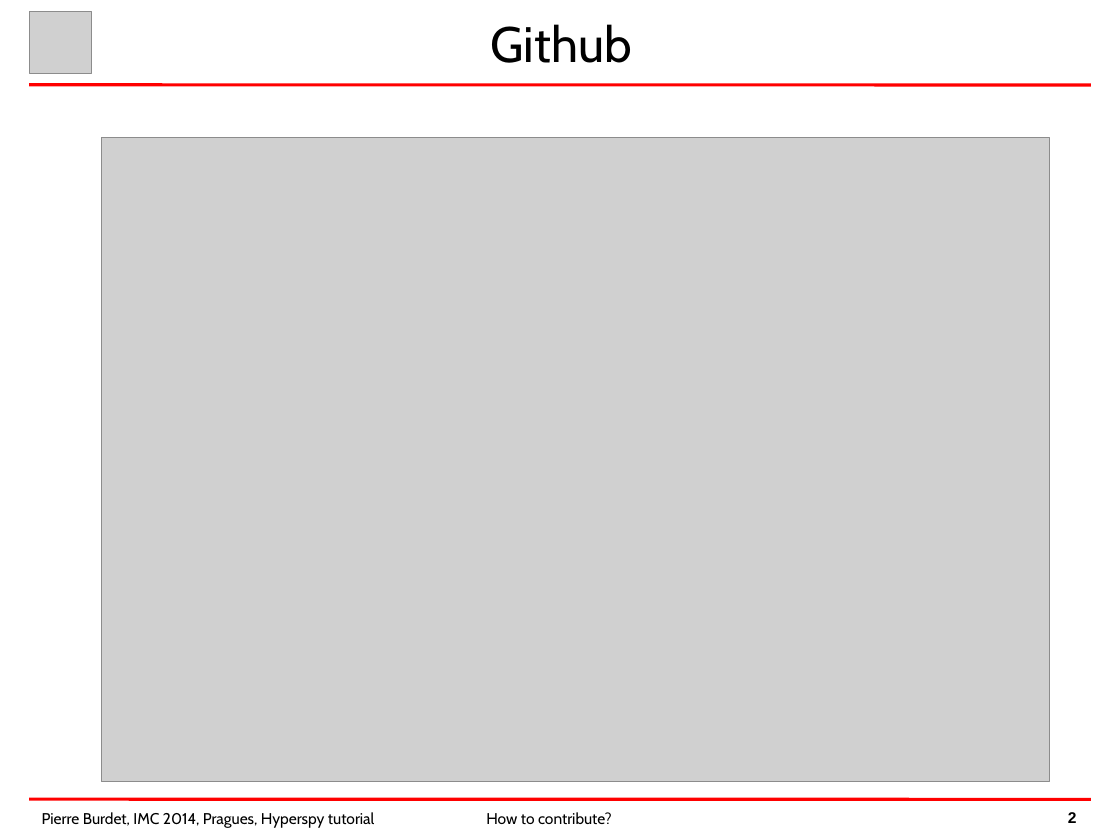
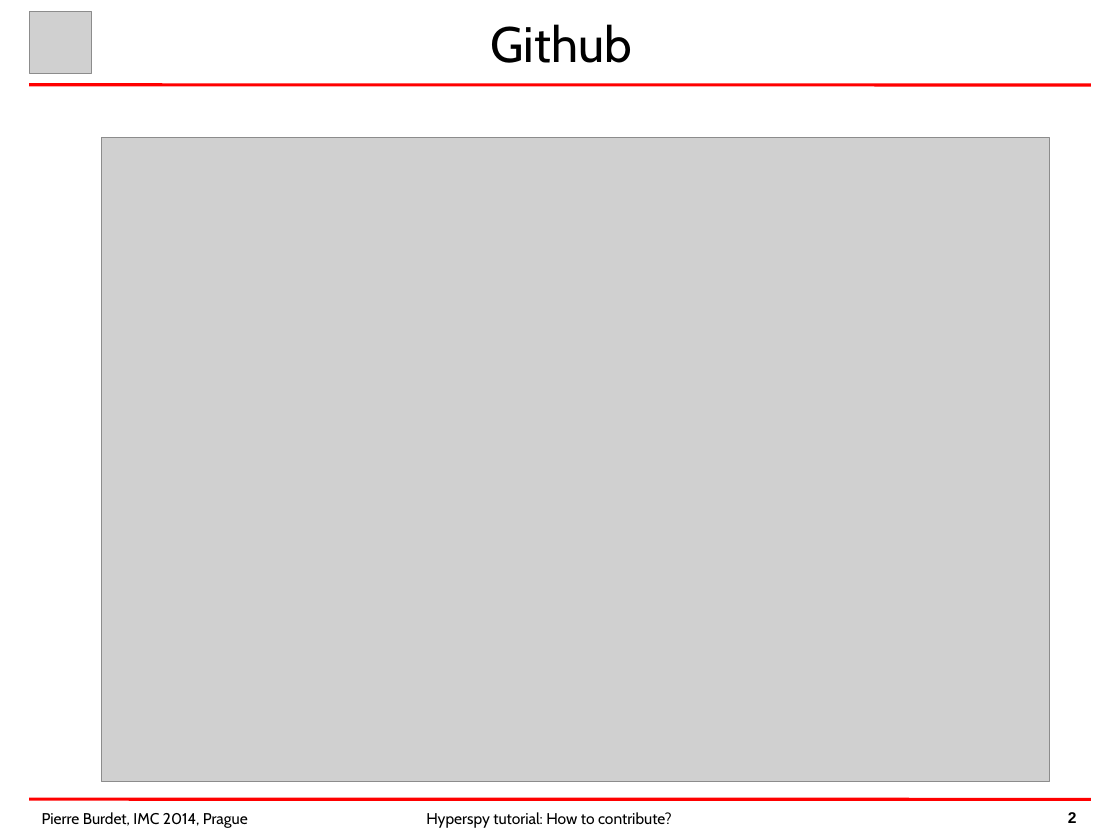
Before and after one commit to hyperspy/hyperspy-demos, a slide deck: slide 2 of electron_microscopy/EDS/PBurdet_github_tutorial_IMC_2014.ppt. Drawn at 1120x840 pixels with LibreOffice and Linux fonts; fonts in the diff are those of the drawing; grey boxes stand for pictures. Boxes give left, top, right and bottom in pixels: in the first picture for what was removed or moved away, otherwise in the second. Text is boxed around its words. In the diff, an @@ line names an element or a change of style, - is before the commit and + after.

```diff
--- a/electron_microscopy/EDS/PBurdet_github_tutorial_IMC_2014.ppt
+++ b/electron_microscopy/EDS/PBurdet_github_tutorial_IMC_2014.ppt
@@ text at (42, 812, 248, 828): text changed @@
-Pierre Burdet, IMC 2014, Pragues, Hyperspy tutorial
+Pierre Burdet, IMC 2014, Prague
@@ text at (426, 812, 672, 828): text changed @@
-How to contribute?
+Hyperspy tutorial: How to contribute?
```
Also in this commit, not shown: 2 other slides changed, 2 slides added.
